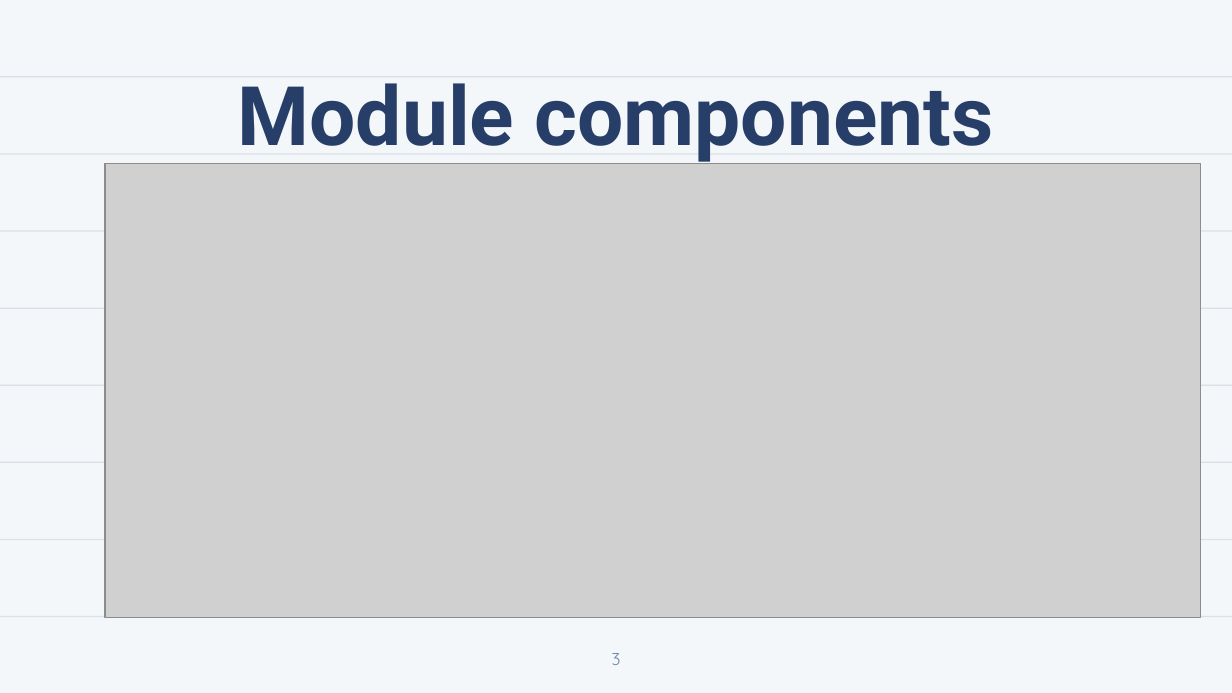
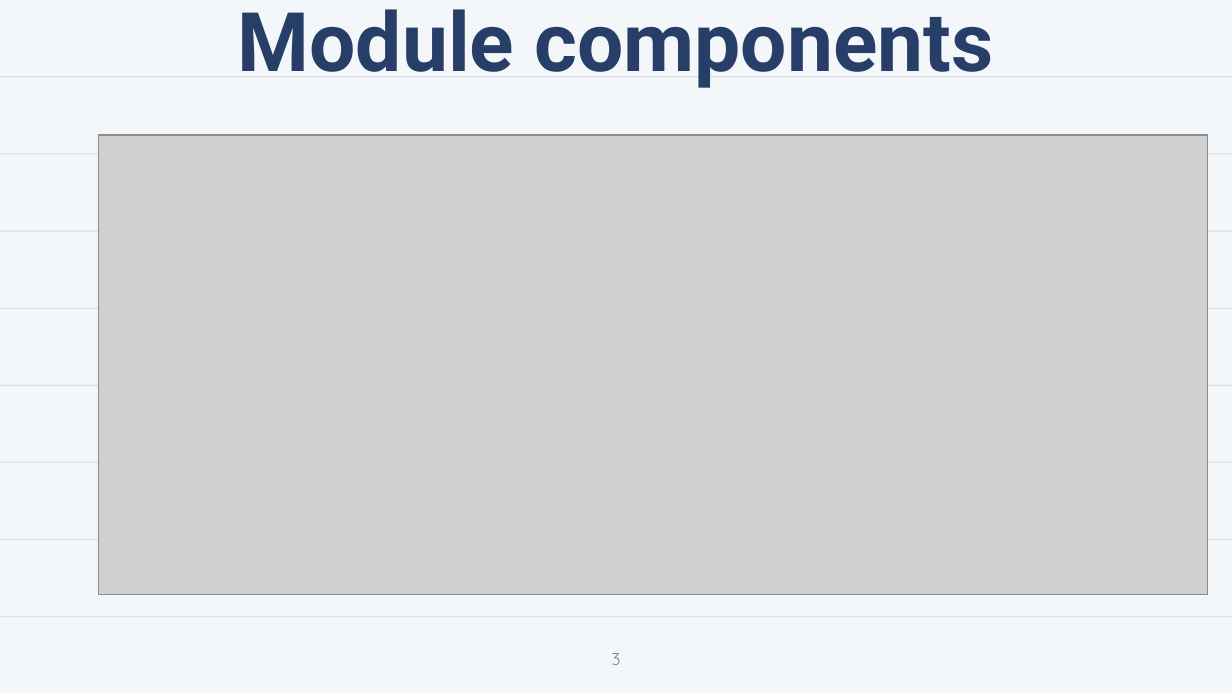
Before and after one commit to giabuynh/AirMeasurement, a slide deck: slide 3 of report/AirMeasurement.pptx. Drawn at 1232x693 pixels with LibreOffice and Linux fonts; fonts in the diff are those of the drawing; grey boxes stand for pictures; background and template pictures are left out. Boxes give left, top, right and bottom in pixels: in the first picture for what was removed or moved away, otherwise in the second. Text is boxed around its words. In the diff, an @@ line names an element or a change of style, - is before the commit and + after.

```diff
--- a/report/AirMeasurement.pptx
+++ b/report/AirMeasurement.pptx
@@ title "Module components": place and size @@
-title "Module components" at (238,83,994,165)
+title "Module components" at (238,9,994,88)
@@ picture: place and size @@
-picture at (105,164,1200,617)
+picture at (99,136,1207,595)
```
Also in this commit, not shown: 25 other slides changed, 3 slides added, 3 other files.
